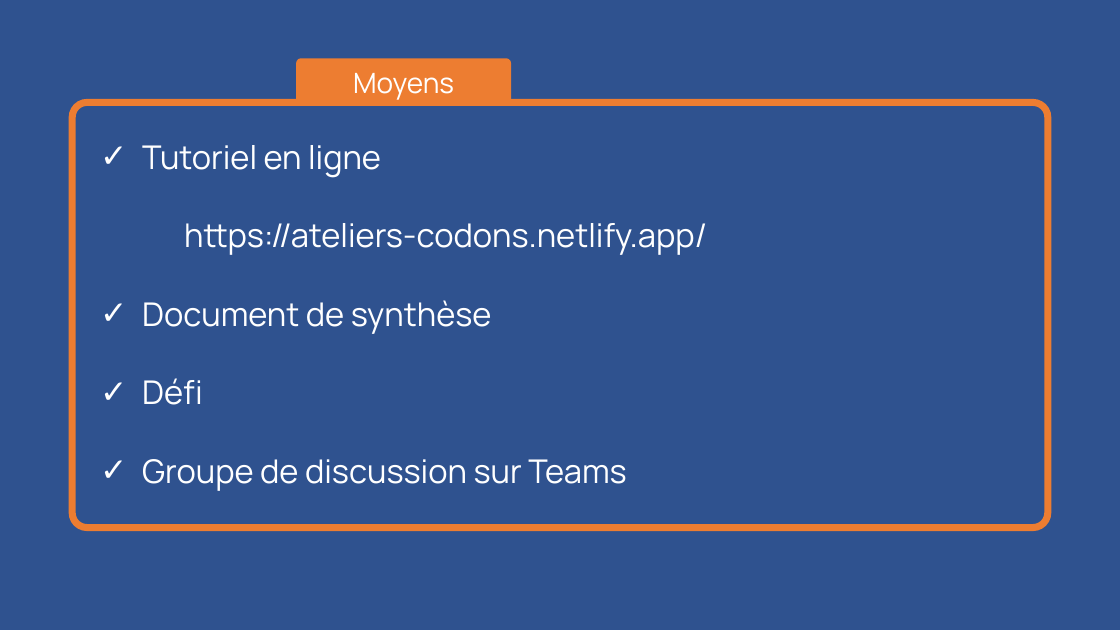
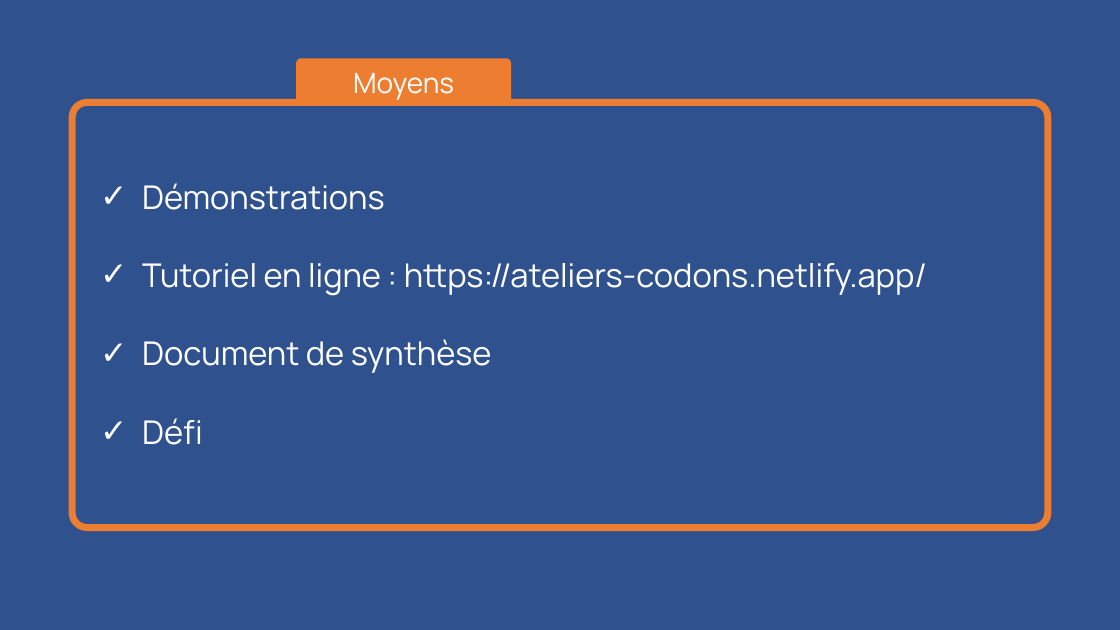
Before and after one commit to codons-blog/ateliers_codons, a slide deck: slide 4 of docs/premiers_pas_avec_r.pptx (slide 3 before the commit). Drawn at 1120x630 pixels with LibreOffice and Linux fonts; fonts in the diff are those of the drawing. Boxes give left, top, right and bottom in pixels: in the first picture for what was removed or moved away, otherwise in the second. Text is boxed around its words. In the diff, an @@ line names an element or a change of style, - is before the commit and + after.

Commit message:
updated ppt doc

```diff
--- a/docs/premiers_pas_avec_r.pptx
+++ b/docs/premiers_pas_avec_r.pptx
@@ text "Démonstrations": place and size @@
-text "Démonstrations" at [142,145,707,491]
+text "Démonstrations" at [142,183,927,445]
@@ text at [142,183,927,296]: text changed @@
-✓ Tutoriel en ligne
-https://ateliers-codons.netlify.app/
+✓ Démonstrations
+✓ Tutoriel en ligne : https://ateliers-codons.netlify.app/
@@ text at [142,459,627,491]: paragraph removed @@
-✓ Groupe de discussion sur Teams
```
Also in this commit, not shown: 1 slide added, 2 other files.
